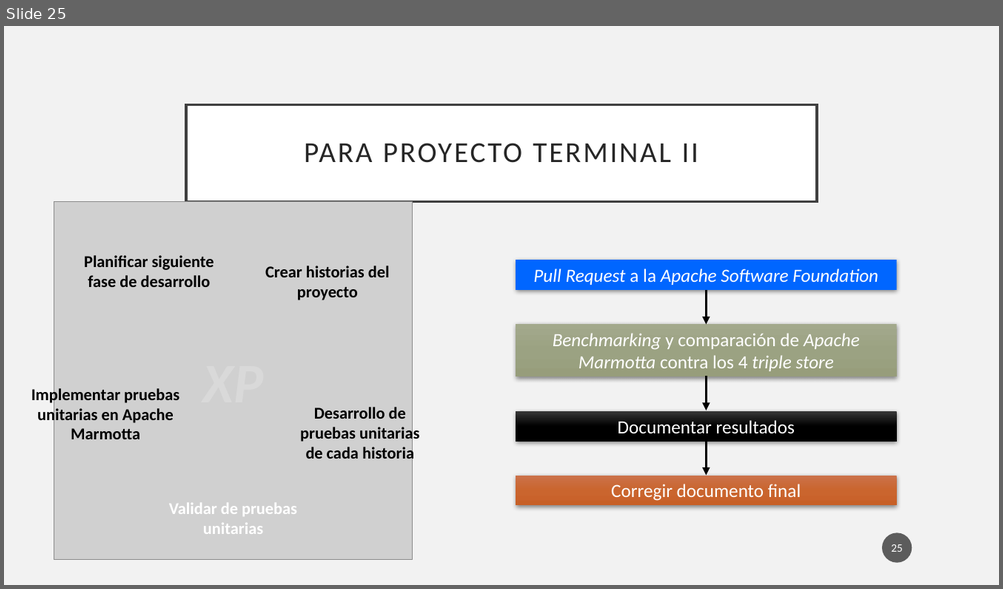
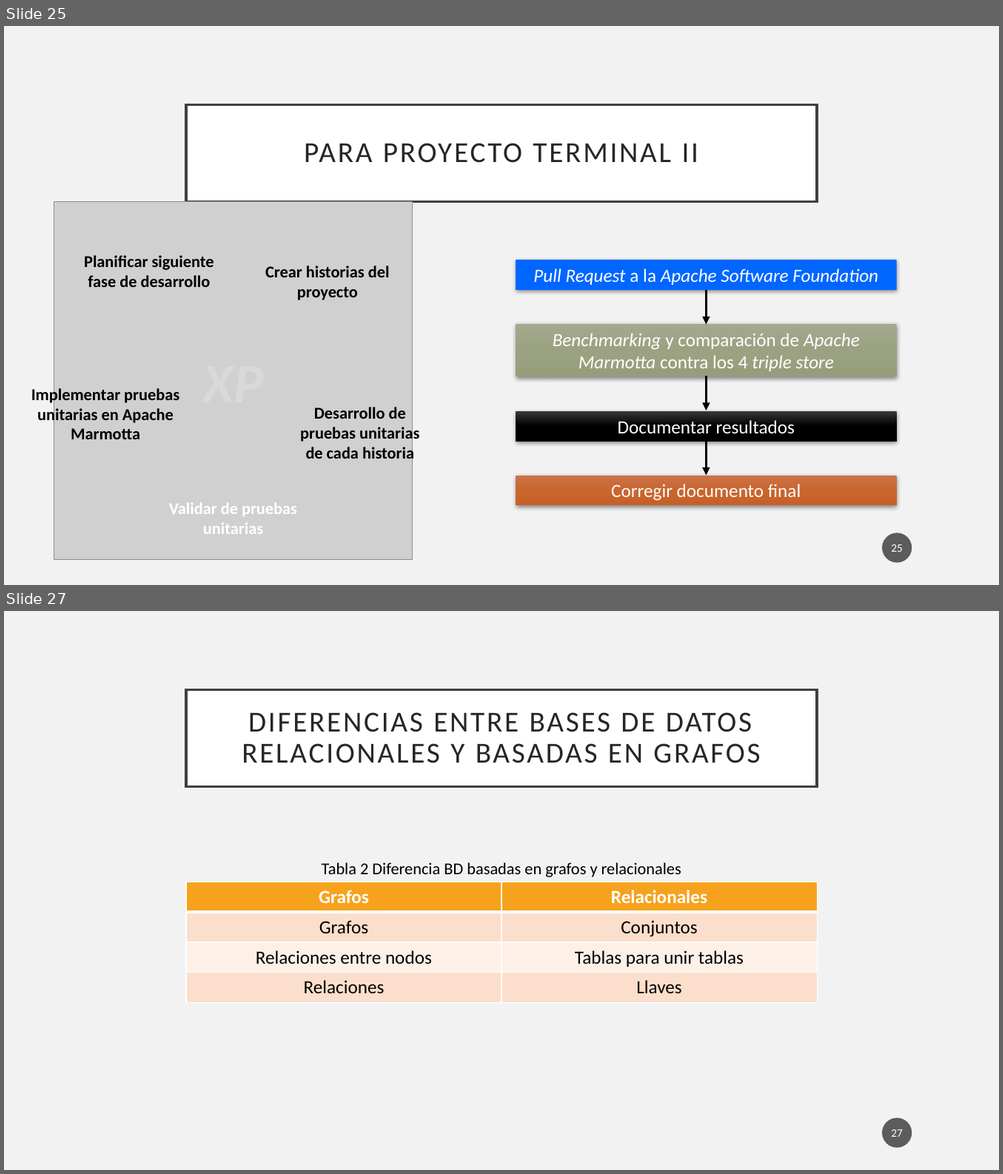
Before and after one commit to Osw1997/Proyecto-Terminal-1, a slide deck: Final/Presentacion.pptx. Shown one above the other, each under a label of ours: slide 25 before the commit, slides 25 and 27 after it; the slides between them are not shown. The pictures are 1003x589 and 1003x1174 pixels, drawn with LibreOffice and Linux fonts; fonts in the diff are those of the drawing; grey boxes stand for pictures. Boxes give left, top, right and bottom in pixels: in the first picture for what was removed or moved away, otherwise in the second. Text is boxed around its words. In the diff, an @@ line names an element or a change of style, - is before the commit and + after.

```diff
--- a/Final/Presentacion.pptx
+++ b/Final/Presentacion.pptx
@@ slide 27 added at <box>4,611,999,1170</box>, background #F2F2F2 @@
@@ title added at <box>186,689,817,786</box>, fill #FFFFFF, outline #404040 2.5 pt, 28 pt, text #262626 @@
+DIFERENCIAS ENTRE BASES DE DATOS RELACIONALES Y BASADAS EN GRAFOS
@@ text added at <box>321,863,681,877</box>, 16 pt, text #000000 @@
+Tabla 2 Diferencia BD basadas en grafos y relacionales
@@ table added at <box>186,882,817,1002</box>, 4 rows, 2 columns @@
+Grafos | Relacionales
+Grafos | Conjuntos
+Relaciones entre nodos | Tablas para unir tablas
+Relaciones | Llaves
@@ page number added at <box>882,1119,912,1148</box>, fill #1D1D1D at 70% opacity, 11 pt, text #FFFFFF @@
+27
```
Also in this commit, not shown: 12 slides changed, 9 other slides added.
